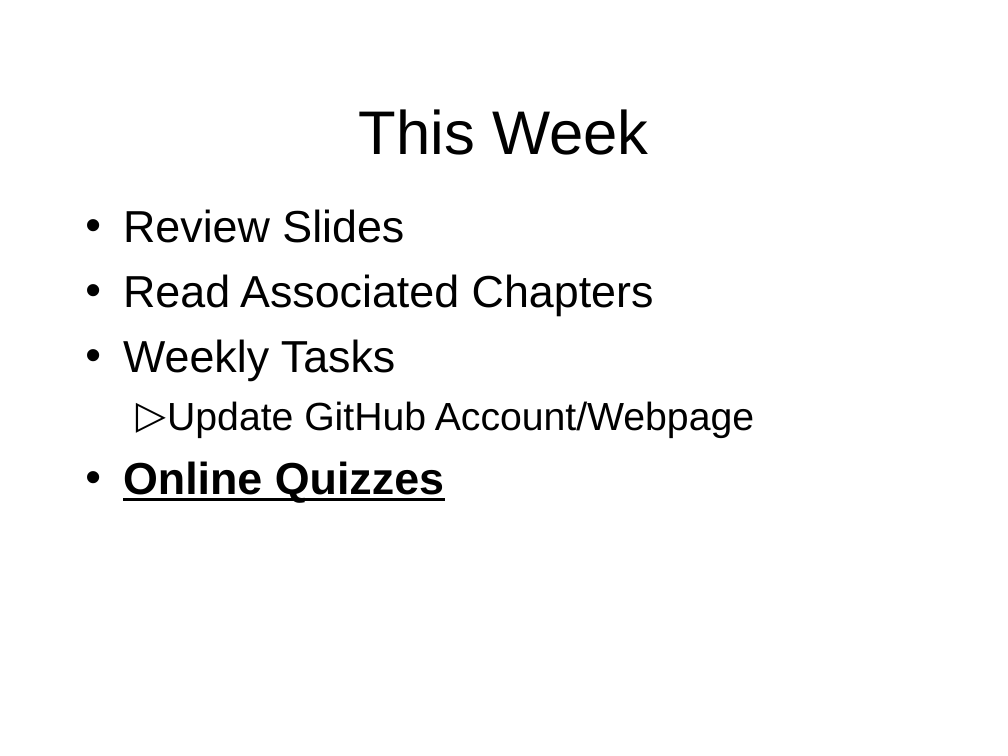
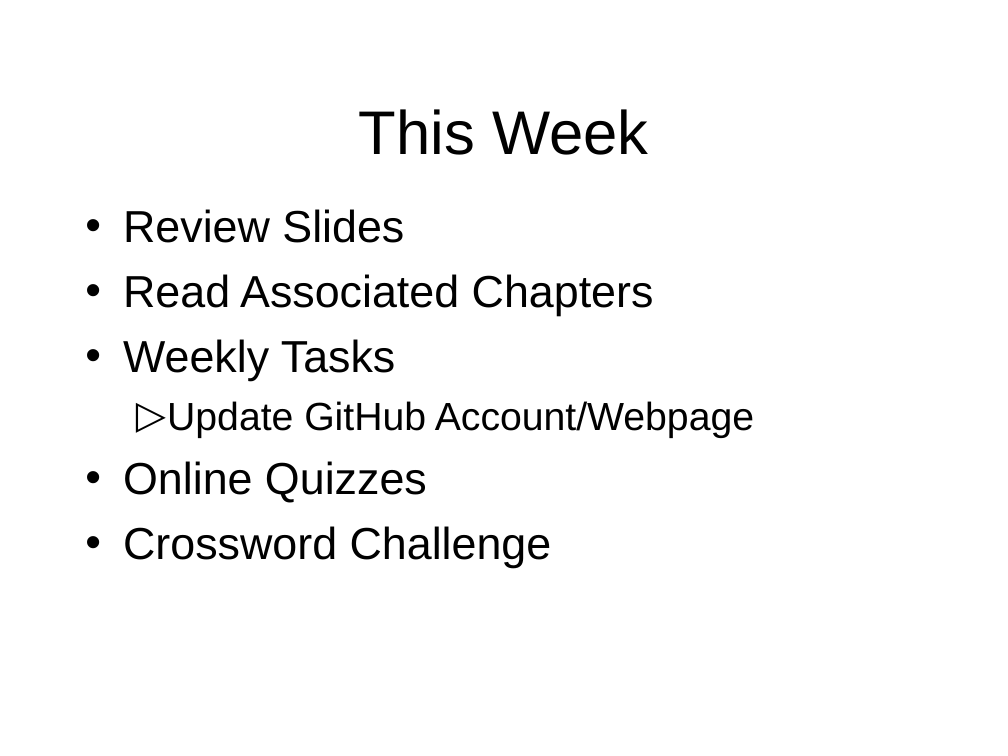
Before and after one commit to octaviordz/zjnu2017.github.io, a slide deck: slide 35 of WAD/lectures/080--Dynamic.vs.Static.Websites.pptx (slide 34 before the commit). Drawn at 1008x756 pixels with LibreOffice and Linux fonts; fonts in the diff are those of the drawing. Boxes give left, top, right and bottom in pixels: in the first picture for what was removed or moved away, otherwise in the second. Text is boxed around its words. In the diff, an @@ line names an element or a change of style, - is before the commit and + after.

```diff
--- a/WAD/lectures/080--Dynamic.vs.Static.Websites.pptx
+++ b/WAD/lectures/080--Dynamic.vs.Static.Websites.pptx
@@ text at box(123, 461, 427, 503): bold off, underline off in "Online Quizzes" @@
@@ text at box(123, 526, 552, 568): paragraph added @@
+• Crossword Challenge
```
Also in this commit, not shown: 1 slide added.
